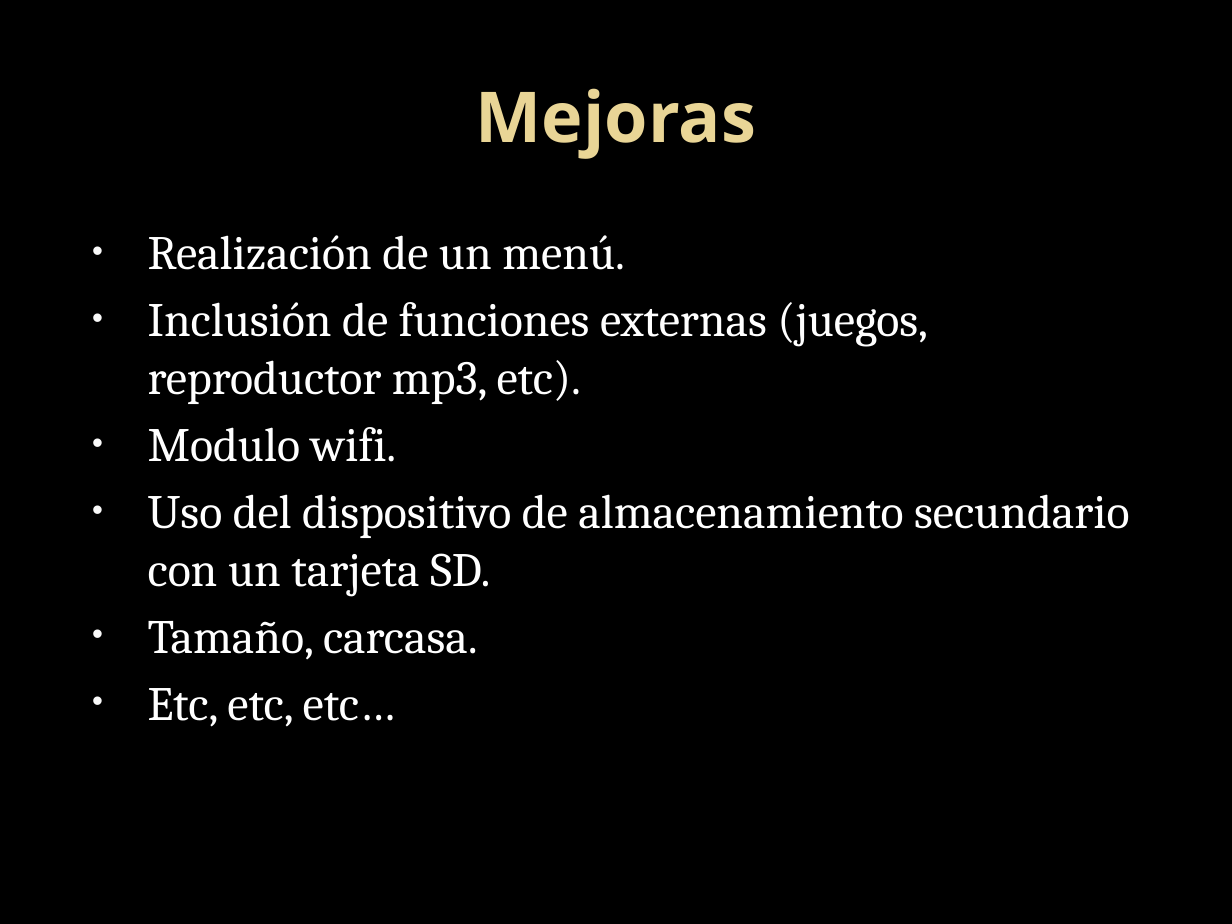
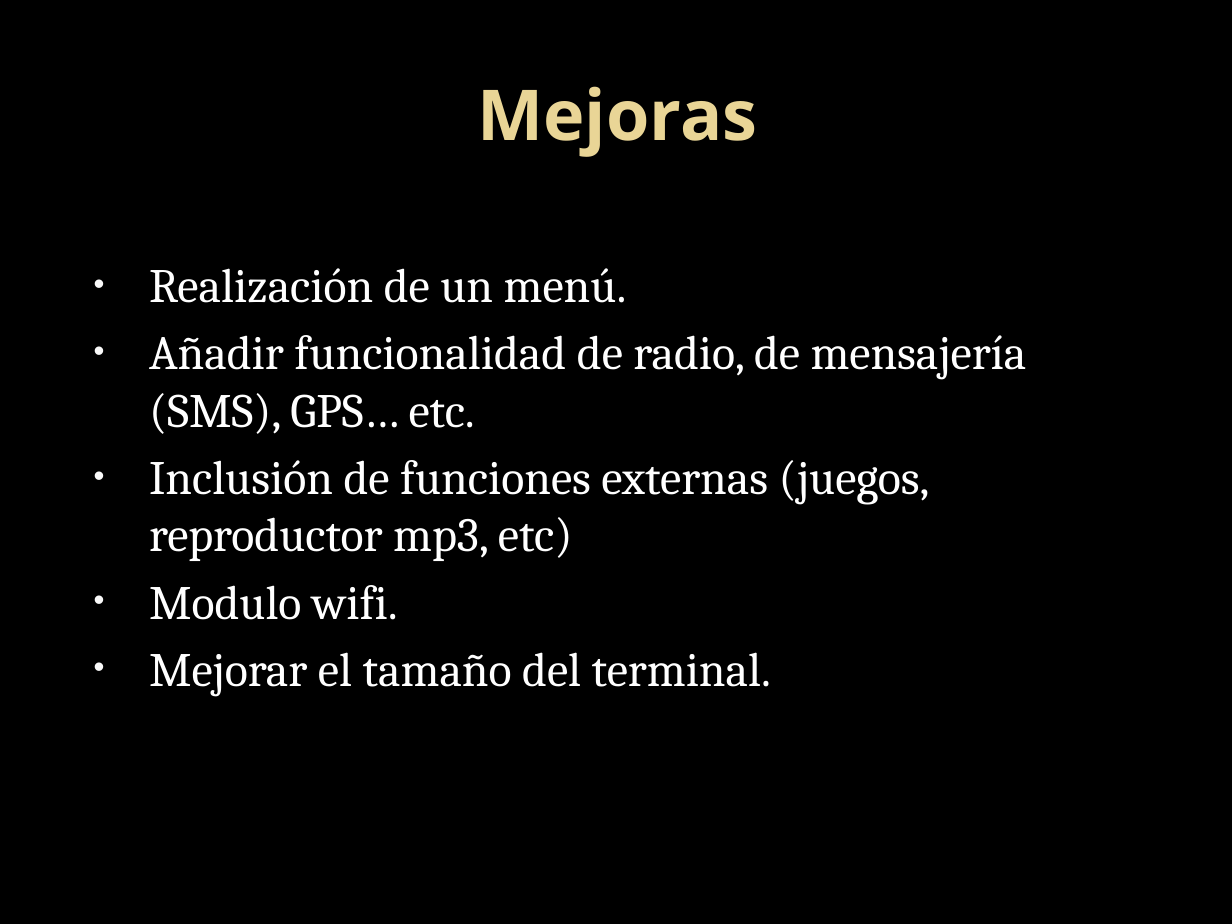
Before and after one commit to JaimeLLanos/ArduinoPhoneduino, a slide deck: slide 13 of PHONEDUINO.pptx. Drawn at 1232x924 pixels with LibreOffice and Linux fonts; fonts in the diff are those of the drawing; background and template pictures are left out. Boxes give left, top, right and bottom in pixels: in the first picture for what was removed or moved away, otherwise in the second. Text is boxed around its words. In the diff, an @@ line names an element or a change of style, - is before the commit and + after.

Commit message:
Presentacion casi definitiva añadir codigo
Joel añade el codigo que te parezca que hay que presentar

```diff
--- a/PHONEDUINO.pptx
+++ b/PHONEDUINO.pptx
@@ text "Realización de un menú.": place and size @@
-text "Realización de un menú." at (148,235,1129,727)
+text "Realización de un menú." at (149,268,1027,696)
@@ text at (149,335,1027,561): text changed @@
-• Inclusión de funciones externas (juegos, reproductor mp3, etc).
+• Añadir funcionalidad de radio, de mensajería (SMS), GPS… etc.
+• Inclusión de funciones externas (juegos, reproductor mp3, etc)
@@ text at (149,652,771,696): text changed @@
-• Uso del dispositivo de almacenamiento secundario con un tarjeta SD.
-• Tamaño, carcasa.
-• Etc, etc, etc…
+• Mejorar el tamaño del terminal.
```
Also in this commit, not shown: 7 other slides changed.
